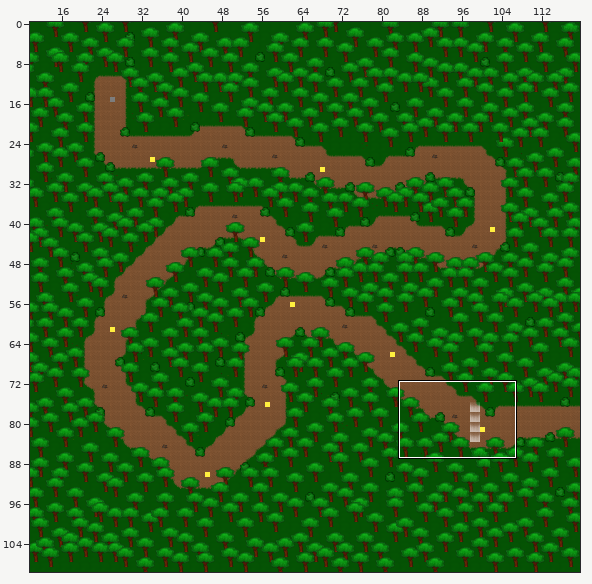
Two states of a Tiled map, Level 1.tmx. Above: a wide view before the commit, with the close-up outlined.
Close-up. Before the edit:
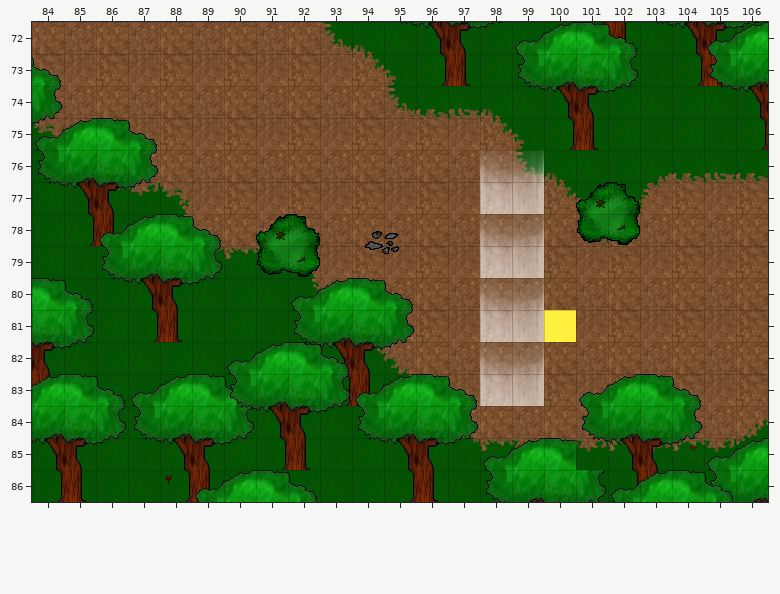
Cells are 32x32 px. Shown: x 84..106, y 72..86.
And afterwards:
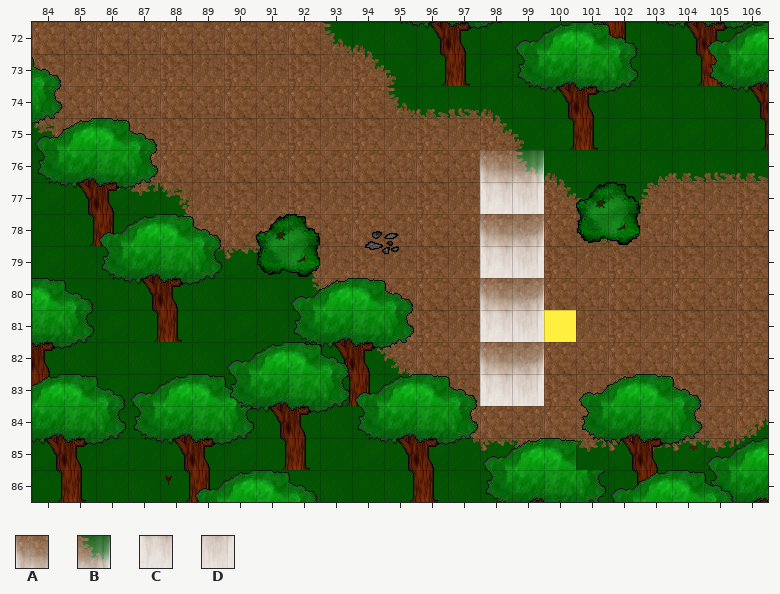
Key: from "Exit": A 0, B 1, C 2, D 3.
_ is an empty cell, . an unchanged one.
See-through tiles are keyed as they look on the map.
Commit: Update exit tile
The exact change:
--- layer "Trees c + Exit"
@@ x 98..99 @@
-76 __
-77 __
-78 __
-79 __
-80 __
-81 __
-82 __
-83 __
+76 AB
+77 CD
+78 AB
+79 CD
+80 AB
+81 CD
+82 AB
+83 CD
